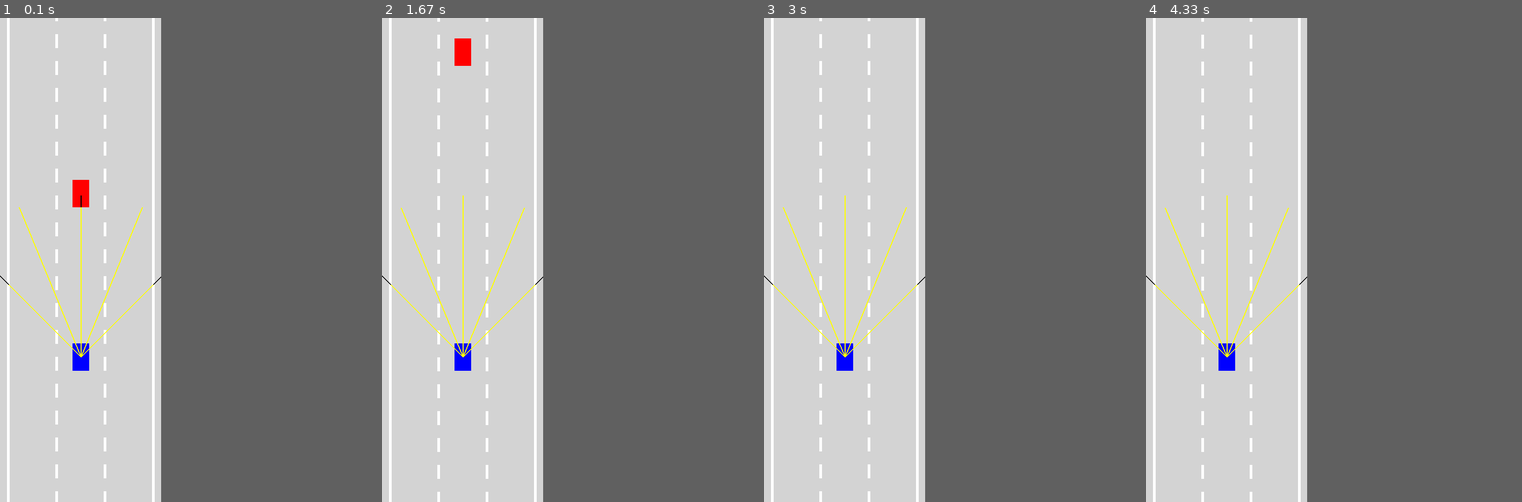
Above: before the commit, frames 1-4 (left to right).
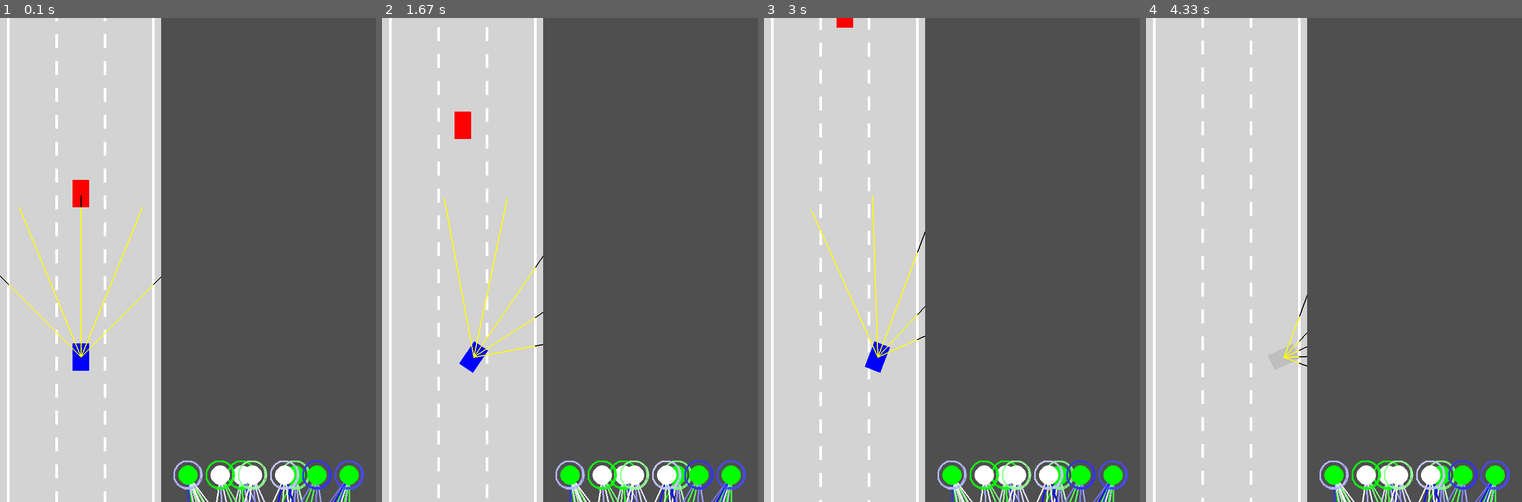
Above: after the commit, the same moments.

Repository: C20H12/python-self-driving-car
Game: pygame game, started from main.py
Two runs of this game, one before a commit and one after it. Both use one fixed random seed, a clock stepped at 60 frames per second and the inputs below.
Inputs:
- Up to frame 1 (0.1 s): no input
- Up to frame 2 (1.67 s): hold Right 0.33-0.8 s; hold Up 0.83-1.3 s; hold Right from 1.33 s (still down)
- Up to frame 3 (3 s): release Right at 1.8 s; hold Left 1.83-2.37 s; hold Down 2.4-2.7 s; hold Left from 2.73 s (still down)
- Up to frame 4 (4.33 s): release Left at 3.13 s; hold Up 3.17-3.53 s; hold Right 3.57-4.2 s
In our replay, the window is 300x900 before the commit and 700x900 after it. These sizes can differ from the game's own. Grey fills any space a smaller window leaves; there, only what the larger window draws over its background counts as a difference.

The runs differ from the first frame. In frame 1, 2.4% of the frame differs, in the area x 46-97%, y 91-100%; in frame 2, 4.6%, in the area x 0-97%, y 0-100%; in frame 3, 4.4%; in frame 4, 3.7%.

Commit message:
network visuals

Diff:
--- a/Car.py
+++ b/Car.py
@@ -57,15 +57,14 @@
       offsets = self.sensor.get_offsets()
       # outputs 4 values correcponding to each direction
       outputs = self.brain.feed_forward(offsets)
-      print(outputs)
 
       # if I wanted this car to be self controlled, then control it with the outputs
-      if self.use_brain:
+      if hasattr(self, "use_brain") and self.use_brain:
         self.controls.forward = outputs[0]
         self.controls.back = outputs[1]
         self.controls.left = outputs[2]
         self.controls.right = outputs[3]
-      self.brain.seriralize()
+      # self.brain.print_formatted()
 
   def _move(self):
     # increase the speed by bit by bit so that it feels smoother
--- a/Network.py
+++ b/Network.py
@@ -1,4 +1,5 @@
 from random import random
+import json
 
 
 class NeuralNetwork:
@@ -28,7 +29,7 @@
     # final outputs
     return outputs
 
-  def seriralize(self):
+  def print_formatted(self):
     net_levels = [
       level.__dict__ for level in self.levels
     ]
@@ -37,7 +38,13 @@
         print(k, v)
       print()
     print('---')
-    # print(str(net_levels).replace(",", "\n"))
+
+  def serialize(self):
+    net_levels = [
+      level.__dict__ for level in self.levels
+    ]
+    return json.dumps(net_levels)
+
 
 class Level:
   '''
--- a/Sensor.py
+++ b/Sensor.py
@@ -107,9 +107,10 @@
 
   def get_offsets(self):
     '''
-    return the offset value, ie how far the intersection is from the center of the car
+    return the offset value modified, now it represents the distance from ray end
+    to the contact point
     '''
     return [
-      reading['offset'] if reading else 0
+      1 - reading['offset'] if reading else 0
       for reading in self.readings
     ]
--- /dev/null
+++ b/Visualizer.py
@@ -0,0 +1,129 @@
+import pygame as pg
+from utils import lerp
+from Network import NeuralNetwork, Level
+
+
+class Visualizer:
+  '''
+  A class to visualize a neural network
+  shows the connections between the nodes and layers
+  '''
+  surface: pg.Surface
+
+  @staticmethod
+  def draw_network(surface: pg.Surface, network: NeuralNetwork):
+    # find the bounds
+    margin = 50
+    left, top = margin, margin
+    width = surface.get_width() - margin * 2
+    height = surface.get_height() - margin * 2
+    right = left + width
+
+    # define a context to draw on
+    Visualizer.surface = surface
+
+    # each level has a height
+    level_height = height / len(network.levels)
+
+    # draw from back to front so the biases circles show on top of lines
+    for i in range(len(network.levels) - 1, -1, -1):
+      level_top = top + level_height * (len(network.levels))
+      Visualizer.draw_level(
+        network.levels[i],
+        left, right, level_top, level_top + level_height
+      )
+
+  @staticmethod
+  def draw_level(level: Level, left_bound, right_bound, top_bound, bottom_bound):
+    # destructure for easier reference
+    inputs = level.inputs
+    outputs = level.outputs
+    weights = level.weights
+    biases = level.biases
+
+    # helper functions to get the x evenly spaced
+    # len - 1 because there are len - 1 spaces between the nodes, and idx begins at 0
+    def get_input_x(idx):
+      return lerp(left_bound, right_bound, idx / (len(inputs) - 1))
+    def get_output_x(idx):
+      return lerp(left_bound, right_bound, idx / (len(outputs) - 1))
+
+    # draw the lines first so they are under the nodes
+    # each input connects to each output
+    for i in range(len(inputs)):
+      input_x_pos = get_input_x(i)
+      for j in range(len(outputs)):
+        output_x_pos = get_output_x(j)
+        Visualizer.draw_connection(
+          input_x_pos, bottom_bound, output_x_pos, top_bound, weights[i][j]
+        )
+
+    # draw the input and output nodes
+    for i in range(len(inputs)):
+      x_pos = get_input_x(i)
+      Visualizer.draw_node(x_pos, bottom_bound, inputs[i])
+
+    for i in range(len(outputs)):
+      x_pos = get_output_x(i)
+      Visualizer.draw_node(x_pos, top_bound, outputs[i], bias=biases[i])
+
+
+  @staticmethod
+  def draw_node(x, y, node_value, bias = None):
+    '''
+    x - x position of the node
+    y - y position of the node
+    each node will be colored with its value
+    output nodes have an optional bias ring
+    '''
+    radius = 18
+    color = Visualizer.get_color(node_value)
+    pg.draw.circle(Visualizer.surface, color, (x, y), radius)
+
+    if bias is not None:
+      bias_color = Visualizer.get_color(bias)
+      # draw the bias offset times larger than the node
+      offset = 1.5
+      start_x = x - radius * offset
+      start_y = y - radius * offset
+      width = radius * (offset * 2)
+      height = width
+      pg.draw.arc(
+        Visualizer.surface,
+        bias_color,
+        (start_x, start_y, width, height),
+        0, 6.28, 3
+      )
+
+  @staticmethod
+  def draw_connection(from_x, from_y, to_x, to_y, weight):
+    '''
+    from_x, from_y - position of the node to connect from
+    to_x, to_y - position of the node to connect to
+    weight - the weight of the connection
+    '''
+    width = 3
+    color = Visualizer.get_color(weight)
+    pg.draw.line(Visualizer.surface, color, (from_x, from_y), (to_x, to_y), width)
+
+  @staticmethod
+  def get_color(value):
+    '''
+    value - a number between -1 and 1
+    gets the color that represents this value
+    '''
+    r, g, b = 0,0,0
+
+    # since weights are from -1 to 1, take the magnitude of it
+    color_number = abs(value) * 255
+
+    # case negative: blue
+    #   more negative, more blue --> closer to 0, more white
+    # case positive: green
+    #   more positive, more green --> closer to 0, more white
+    if value < 0:
+      r, g, b = 255 - color_number, 255 - color_number, 255
+    else:
+      r, g, b = 255 - color_number, 255, 255 - color_number
+
+    return (r, g, b)
--- a/main.py
+++ b/main.py
@@ -1,31 +1,40 @@
 import pygame as pg
 from Car import Car
 from Road import Road
+from Visualizer import Visualizer
 
 
 pg.init()
 
 # initialize the pygame window with this size
-width, height = 300, 900
+width, height = 700, 900
 screen = pg.display.set_mode((width, height))
 
 
-# define a road, center is at the middle of width, width is 90% of the width
-road = Road(screen.get_width() / 2, screen.get_width() * 0.9)
+# define a road, center is at the middle of width, width is 90% of the road width
+road_width = 300
+road = Road(road_width / 2, road_width * 0.9)
 
 # layer that all things will be drawn on, it's size is the size of the road
-render_layer = pg.transform.scale(screen, (width, road.lane_height))
+road_render_layer = pg.transform.scale(screen, (road_width, road.lane_height))
+
+# layer that the visualized neural network will use
+network_render_layer = pg.Surface((width - road_width, height))
+
+# changes ai controlled or manual "ai" or "man"
+main_car_mode = "man"
 
 # define a car and other cars, at a quarter of the road
-car = Car(road.get_lane_center(1), road.lane_height / 4, 30, 50, max_speed=5, control_mode="ai")
+car = Car(road.get_lane_center(1), road.lane_height / 4, 30, 50, max_speed=5, control_mode=main_car_mode)
 other_cars = [
   Car(road.get_lane_center(1), road.lane_height / 4 - 300, 30, 50, control_mode="dum")
 ]
 
 # this function is called every frame
-def frame():
+def frame(dt):
   # clear the screen, background
-  render_layer.fill("lightgray")
+  road_render_layer.fill("lightgray")
+  network_render_layer.fill((79, 79, 79))
 
   # update the cars2
   for other_car in other_cars:
@@ -33,16 +42,23 @@
   car.update(road.borders, other_cars)
 
   # draw the road first so it is under the cars
-  road.render(render_layer)
+  road.render(road_render_layer)
 
   # draw the cars
   for other_car in other_cars:
-    other_car.render(render_layer, "red")
-  car.render(render_layer, "blue")
+    other_car.render(road_render_layer, "red")
+  car.render(road_render_layer, "blue")
 
+  # draw the neural network
+  Visualizer.draw_network(network_render_layer, car.brain)
+
+  # put the road layer on the screen on the left side
   # move the render layer as the car moves so the car appears in place
   # the car will be at 70% of the window height
-  screen.blit(render_layer, (0, -car.y_pos + height * 0.7))
+  screen.blit(road_render_layer, (0, -car.y_pos + height * 0.7))
+
+  # put the network render layer on the right side of the screen
+  screen.blit(network_render_layer, (road_width, 0))
 
 # this function is called every time there is an event
 def onEvent(event):
@@ -51,6 +67,7 @@
 # clock to limit the fps to 60
 clock = pg.time.Clock()
 running = True
+dt = 0
 while running:
   for event in pg.event.get():
     if event.type == pg.QUIT:
@@ -58,11 +75,11 @@
     if event:
       onEvent(event)
 
-  frame()
+  frame(dt)
 
   # update the screen so things show up
   pg.display.flip()
-  clock.tick(60)
+  dt = clock.tick(60)
 
 # cleanup
 pg.quit()
